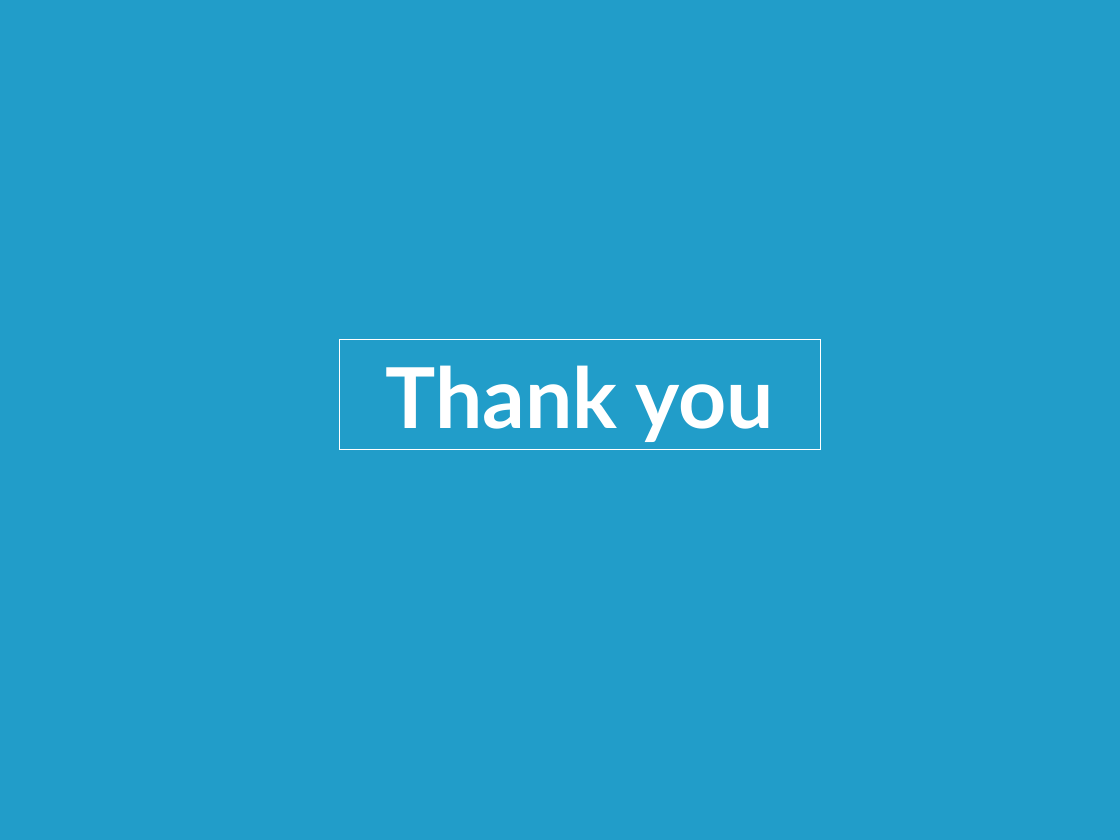
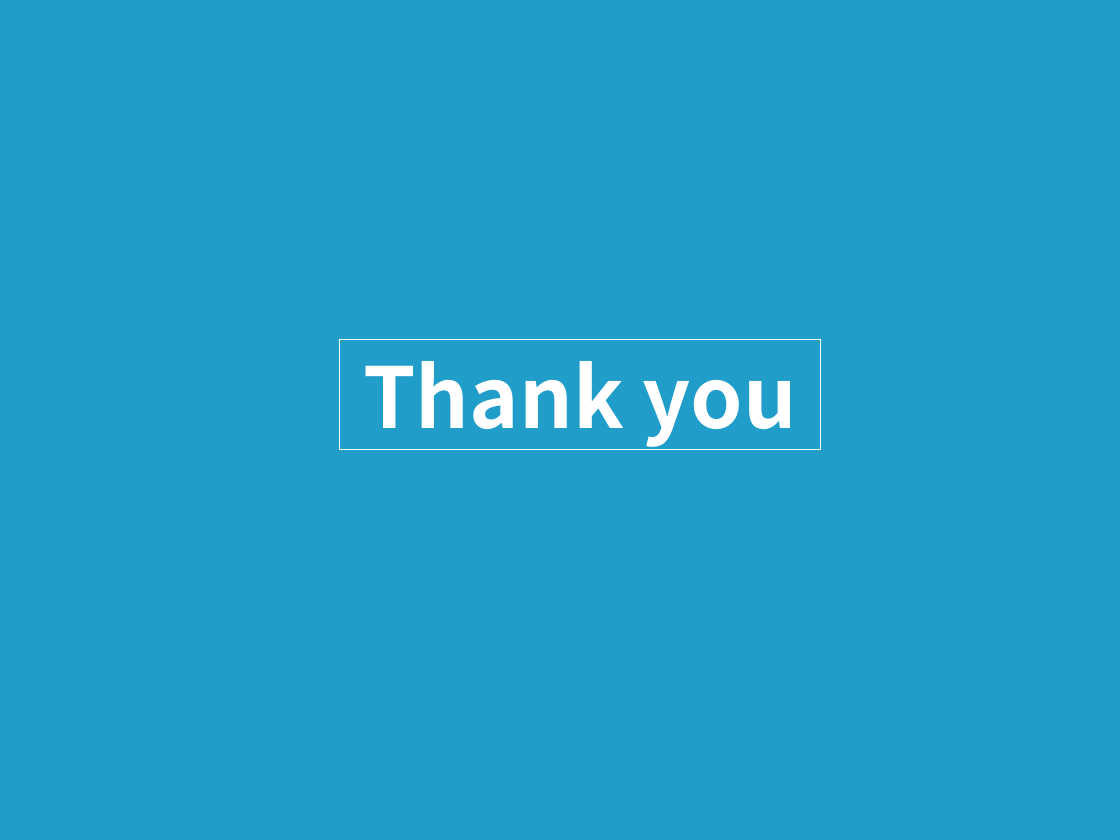
Before and after one commit to yimingtang/cloud-computing-assignments, a slide deck: slide 14 of doc/assignment8/presentation.pptx. Drawn at 1120x840 pixels with LibreOffice and Linux fonts; fonts in the diff are those of the drawing. Boxes give left, top, right and bottom in pixels: in the first picture for what was removed or moved away, otherwise in the second. Text is boxed around its words. In the diff, an @@ line names an element or a change of style, - is before the commit and + after.

```diff
--- a/doc/assignment8/presentation.pptx
+++ b/doc/assignment8/presentation.pptx
@@ title "Thank you" at (339, 339, 820, 449): font Lato to Noto Sans CJK SC @@
```
Also in this commit, not shown: 10 other slides changed.
